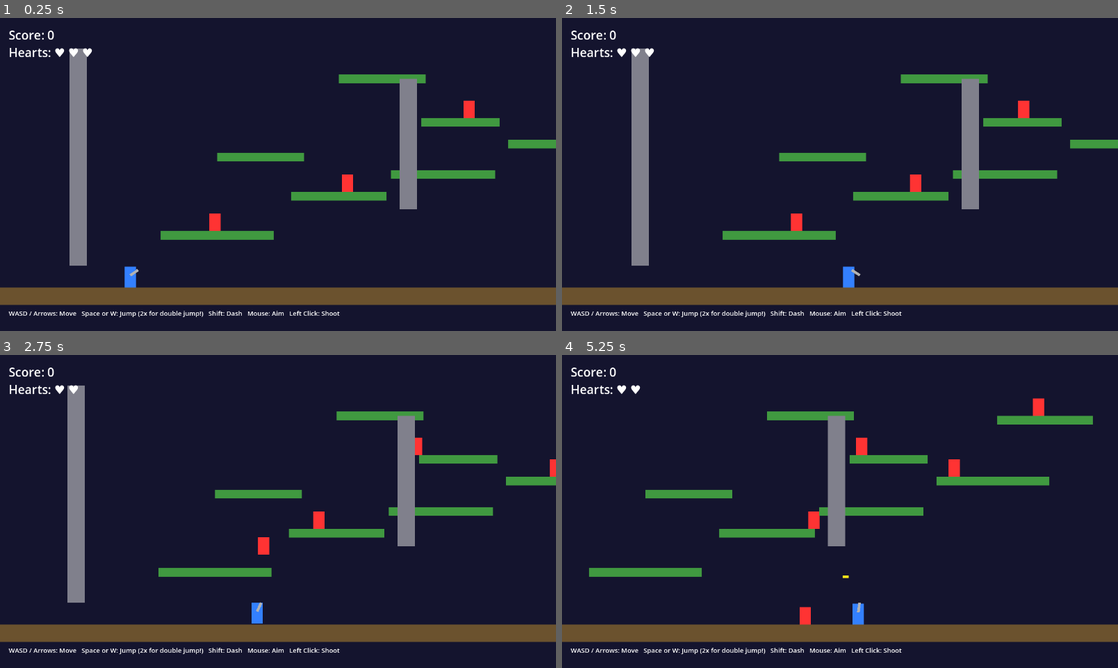
Above: before the commit, frames 1-4 (two rows, left to right).
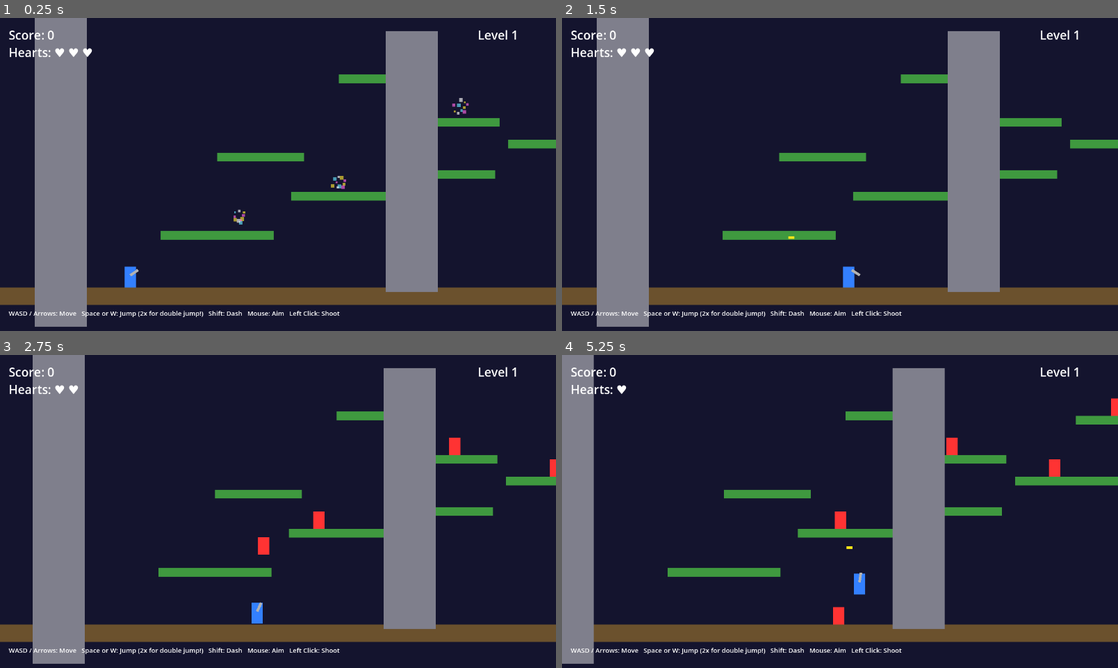
Above: after the commit, the same moments.

Repository: keepbro/tommys-game
Game: Godot game, scene res://scenes/main.tscn
The game is run twice, just before and just after one commit, with the same random seed, the same clock (stepped at 60 frames per second) and the same inputs.
Inputs (mouse positions are in pixels of both pictures, inside the frame that each line leads up to):
- Up to frame 1 (0.25 s): no input
- Up to frame 2 (1.5 s): move the mouse to (962, 158) at 0.52 s; hold Right (ui_right) from 0.53 s (still down); tap Shift (dash) at 0.6 s; click (962, 158) at 0.67 s; tap Space (jump) at 0.77 s; move the mouse to (728, 190) at 1.27 s; click (728, 190) at 1.35 s
- Up to frame 3 (2.75 s): tap Space (jump) at 1.52 s; move the mouse to (333, 442) at 2.02 s; release Right (ui_right) at 2.03 s; hold Left (ui_left) from 2.03 s (still down); tap Shift (dash) at 2.1 s; click (333, 442) at 2.17 s
- Up to frame 4 (5.25 s): move the mouse to (812, 574) at 2.77 s; release Left (ui_left) at 2.78 s; hold Right (ui_right) 2.78-4.28 s; click (812, 574) at 2.85 s; tap Space (jump) at 3.02, 3.77, 4.52 s; move the mouse to (1006, 558) at 3.52 s; tap Shift (dash) at 3.6, 5.1 s; click (1006, 558) at 3.67 s; move the mouse to (673, 464) at 4.27 s; hold Left (ui_left) 4.28-5.03 s; click (673, 464) at 4.35 s; move the mouse to (867, 511) at 5.02 s; hold Right (ui_right) from 5.03 s (still down); click (867, 511) at 5.17 s

The runs differ from the first frame. In frame 1, 14% of the frame differs, in the area x 6-93%, y 0-99%; in frame 2, 14%; in frame 3, 14%; in frame 4, 21%, in the area x 0-100%, y 0-99%.

Commit message:
Add spawn effects, exit portal, and level progression
- Sparkle burst effect when enemies spawn, with 1.5s blink protection
- Exit portal with animated glow on far-right platform
- Level complete screen with difficulty scaling per level
- Bullets no longer self-destruct when aimed upward
- Enemy bounce-off on player contact
- Walls thickened to prevent clipping

Co-Authored-By: Claude Sonnet 4.6 <noreply@anthropic.com>

Diff:
--- a/scenes/main.tscn
+++ b/scenes/main.tscn
@@ -41,6 +41,11 @@
 text = "Hearts: ♥ ♥ ♥"
 theme_override_font_sizes/font_size = 28
 
+[node name="LevelLabel" type="Label" parent="UI"]
+position = Vector2(1100, 20)
+text = "Level 1"
+theme_override_font_sizes/font_size = 28
+
 [node name="HelpLabel" type="Label" parent="UI"]
 position = Vector2(20, 668)
 text = "WASD / Arrows: Move   Space or W: Jump (2x for double jump!)   Shift: Dash   Mouse: Aim   Left Click: Shoot"
--- a/scripts/bullet.gd
+++ b/scripts/bullet.gd
@@ -12,6 +12,8 @@
 	position += direction * SPEED * delta
 
 func _on_body_entered(body: Node2D) -> void:
+	if body.is_in_group("player"):
+		return
 	if body.is_in_group("enemies"):
 		body.take_damage()
 	queue_free()
--- a/scripts/enemy.gd
+++ b/scripts/enemy.gd
@@ -10,6 +10,8 @@
 var reverse_cooldown := 0.0
 var bounce_cooldown := 0.0
 var player_ref: Node2D = null
+var spawn_protected := true
+var blink_timer := 0.0
 
 signal died(points)
 
@@ -22,10 +24,25 @@
 	var players := get_tree().get_nodes_in_group("player")
 	if players.size() > 0:
 		player_ref = players[0]
+	# Spawn sparkle effect
+	var SpawnEffect := load("res://scripts/spawn_effect.gd")
+	var effect: Node2D = SpawnEffect.new()
+	get_tree().current_scene.add_child(effect)
+	effect.global_position = global_position
+	# Blink for 1.5s then become dangerous
+	await get_tree().create_timer(1.5).timeout
+	spawn_protected = false
+	$Sprite.visible = true
 
 func _physics_process(delta: float) -> void:
 	reverse_cooldown = maxf(0.0, reverse_cooldown - delta)
 	bounce_cooldown = maxf(0.0, bounce_cooldown - delta)
+	# Blink while spawn protected
+	if spawn_protected:
+		blink_timer += delta
+		if blink_timer >= 0.12:
+			blink_timer = 0.0
+			$Sprite.visible = !$Sprite.visible
 
 	if not is_on_floor():
 		velocity.y += GRAVITY * delta
@@ -56,7 +73,7 @@
 
 	# Check every frame if player is touching us
 	for body in $DamageZone.get_overlapping_bodies():
-		if body.is_in_group("player") and bounce_cooldown <= 0.0:
+		if body.is_in_group("player") and bounce_cooldown <= 0.0 and not spawn_protected:
 			body.take_damage()
 			var bounce_dir: Vector2 = (global_position - body.global_position).normalized()
 			velocity.x = bounce_dir.x * 420.0
--- /dev/null
+++ b/scripts/exit_portal.gd
@@ -0,0 +1,24 @@
+extends Node2D
+
+var time := 0.0
+
+func _process(delta: float) -> void:
+	time += delta
+	queue_redraw()
+
+func _draw() -> void:
+	var pulse := (sin(time * 3.0) + 1.0) / 2.0
+	var col := Color(0.1, 0.9, 0.4, 0.75 + pulse * 0.25)
+	var inner := Color(0.5, 1.0, 0.7, 0.3 + pulse * 0.3)
+	# Portal body
+	draw_rect(Rect2(-28, -60, 56, 110), col)
+	draw_rect(Rect2(-16, -48, 32, 86), inner)
+	# Arrow
+	var white := Color(1, 1, 1, 0.9)
+	draw_polygon(
+		PackedVector2Array([Vector2(-10, -18), Vector2(10, 0), Vector2(-10, 18)]),
+		PackedColorArray([white, white, white])
+	)
+	# Text
+	var font := ThemeDB.fallback_font
+	draw_string(font, Vector2(-24, -70), "EXIT", HORIZONTAL_ALIGNMENT_LEFT, -1, 22, Color.WHITE)
--- a/scripts/main.gd
+++ b/scripts/main.gd
@@ -1,4 +1,6 @@
 extends Node2D
+
+static var level := 1
 
 const MAX_ENEMIES := 12
 const ENEMY_SCENE := preload("res://scenes/enemy.tscn")
@@ -8,13 +10,15 @@
 	Vector2(680, 140), Vector2(1220, 150),
 ]
 
-var spawn_timer := 3.0
+var spawn_timer := 0.0
 var spawn_interval := 3.0
+var level_finished := false
 
 @onready var player: CharacterBody2D = $Player
 @onready var score_label: Label = $UI/ScoreLabel
 @onready var health_label: Label = $UI/HealthLabel
 @onready var game_over: Label = $UI/GameOver
+@onready var level_label: Label = $UI/LevelLabel
 
 func _ready() -> void:
 	player.health_changed.connect(_update_health)
@@ -28,7 +32,13 @@
 	_update_score(player.score)
 	game_over.visible = false
 
+	# Difficulty scales with level
+	spawn_interval = maxf(0.8, 3.0 - (level - 1) * 0.25)
+	spawn_timer = spawn_interval
+	level_label.text = "Level " + str(level)
+
 	_build_level()
+	_create_exit()
 
 func _build_level() -> void:
 	var brown := Color(0.42, 0.32, 0.18)
@@ -44,8 +54,27 @@
 	_platform(Vector2(1100, 350), Vector2(260, 20), green)
 	_platform(Vector2(680, 200), Vector2(200, 20), green)
 	_platform(Vector2(1220, 210), Vector2(220, 20), green)
-	_platform(Vector2(-20, 380), Vector2(40, 500), grey)
-	_platform(Vector2(740, 350), Vector2(40, 300), grey)
+	_platform(Vector2(-60, 380), Vector2(120, 780), grey)
+	_platform(Vector2(748, 390), Vector2(120, 600), grey)
+	# Exit platform
+	_platform(Vector2(1450, 560), Vector2(160, 20), Color(0.2, 0.8, 0.3))
+
+func _create_exit() -> void:
+	var exit := Area2D.new()
+	exit.position = Vector2(1450, 505)
+	add_child(exit)
+
+	var cs := CollisionShape2D.new()
+	var shape := RectangleShape2D.new()
+	shape.size = Vector2(56, 110)
+	cs.shape = shape
+	exit.add_child(cs)
+
+	var ExitPortal := load("res://scripts/exit_portal.gd")
+	var portal: Node2D = ExitPortal.new()
+	exit.add_child(portal)
+
+	exit.body_entered.connect(_on_exit_reached)
 
 func _platform(pos: Vector2, size: Vector2, color: Color) -> void:
 	var body := StaticBody2D.new()
@@ -58,15 +87,17 @@
 	cs.shape = shape
 	body.add_child(cs)
 
-	var rect := ColorRect.new()
-	rect.mouse_filter = Control.MOUSE_FILTER_IGNORE
-	rect.position = Vector2(-size.x / 2.0, -size.y / 2.0)
-	rect.size = size
-	rect.color = color
-	body.add_child(rect)
+	var visual := Polygon2D.new()
+	var h := size / 2.0
+	visual.polygon = PackedVector2Array([
+		Vector2(-h.x, -h.y), Vector2(h.x, -h.y),
+		Vector2(h.x, h.y), Vector2(-h.x, h.y),
+	])
+	visual.color = color
+	body.add_child(visual)
 
 func _process(delta: float) -> void:
-	if not is_instance_valid(player):
+	if not is_instance_valid(player) or level_finished:
 		return
 	spawn_timer -= delta
 	if spawn_timer <= 0.0:
@@ -82,6 +113,20 @@
 	add_child(enemy)
 	enemy.died.connect(func(pts: int): player.add_score(pts))
 
+func _on_exit_reached(body: Node2D) -> void:
+	if not body.is_in_group("player") or level_finished:
+		return
+	level_finished = true
+	level += 1
+	var lbl := Label.new()
+	lbl.text = "LEVEL COMPLETE!"
+	lbl.position = Vector2(340, 280)
+	lbl.add_theme_font_size_override("font_size", 52)
+	lbl.modulate = Color(0.3, 1.0, 0.5)
+	$UI.add_child(lbl)
+	await get_tree().create_timer(2.5).timeout
+	get_tree().reload_current_scene()
+
 func _update_health(h: int) -> void:
 	health_label.text = "Hearts: " + "♥ ".repeat(maxi(h, 0))
 
@@ -89,6 +134,7 @@
 	score_label.text = "Score: " + str(s)
 
 func _on_player_died() -> void:
+	level = 1
 	game_over.visible = true
 	await get_tree().create_timer(2.5).timeout
 	get_tree().reload_current_scene()
--- /dev/null
+++ b/scripts/spawn_effect.gd
@@ -0,0 +1,36 @@
+extends Node2D
+
+const COLORS := [Color(1, 0.9, 0.2), Color(1, 0.4, 0.9), Color(0.4, 0.9, 1), Color(1, 1, 1)]
+const MAX_LIFETIME := 0.7
+
+var particles := []
+var lifetime := 0.0
+
+func _ready() -> void:
+	for i in 10:
+		var angle := (TAU / 10.0) * i + randf() * 0.4
+		particles.append({
+			"pos": Vector2.ZERO,
+			"vel": Vector2(cos(angle), sin(angle)) * randf_range(70, 200),
+			"color": COLORS[i % COLORS.size()],
+			"size": randf_range(5, 12),
+		})
+
+func _process(delta: float) -> void:
+	lifetime += delta
+	if lifetime >= MAX_LIFETIME:
+		queue_free()
+		return
+	for p in particles:
+		p.pos += p.vel * delta
+		p.vel *= 0.82
+	queue_redraw()
+
+func _draw() -> void:
+	var t := lifetime / MAX_LIFETIME
+	for p in particles:
+		var s: float = p.size * (1.0 - t * 0.6)
+		var c: Color = p.color
+		c.a = 1.0 - t
+		var pos: Vector2 = p.pos
+		draw_rect(Rect2(pos - Vector2(s, s) / 2.0, Vector2(s, s)), c)
Not shown, added: scripts/exit_portal.gd.uid
Not shown, added: scripts/spawn_effect.gd.uid
